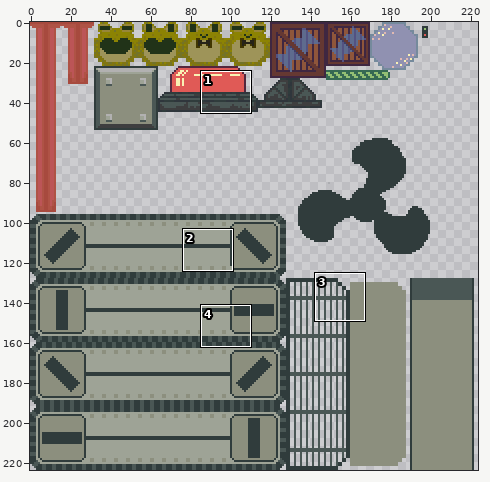
File history of a sprite sheet, Assets/Art/Kayk/ToddtheTubbyToadTileset.png. The first picture is a wide view before the edit; the outline marks the close-up.
Close-up. Before the commit:
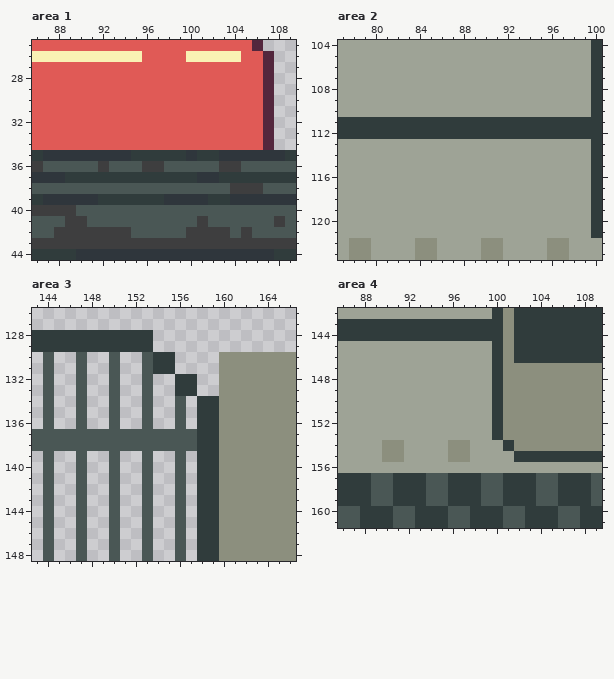
The file is 224x224 pixels. Pixels under 10% opacity are left out. Colours within 5 levels of each other are drawn and written as one. Shown: area 1: x 86..109, y 25..44; area 2: x 77..100, y 104..123; area 3: x 143..166, y 126..148; area 4: x 86..109, y 142..161. The commit also changed other parts of the picture, which this record leaves out.
Now the later version:
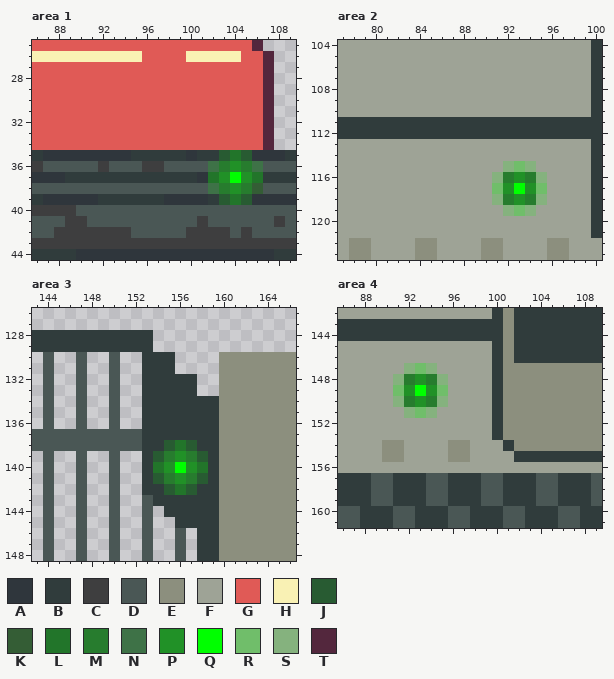
Palette (. is transparent): A #2f363c  B #303c3c  C #3e3e3f  D #4a5755  E #8c8f7e  F #9ea396  G #e05a56  H #f9f1b4  J #285b32  K #345d35  L #22752a  M #277c2e  N #3e7247  P #219127  Q #00ff00  R #70be6a  S #85b27e  T #53273d
From old to new:
Area 1:
y 35: x 103..105 AAA -> JLJ
y 36: x 102..106 DCCDD -> NMPMN
y 37: x 102..106 ABBBB -> LPQPL
y 38: x 102..106 DDCCC -> NMPMK
y 39: x 103..105 BAA -> JLJ
Area 2:
y 115: x 92..94 FFF -> SRS
y 116: x 91..95 FFFFF -> SMPMS
y 117: x 91..95 FFFFF -> RPQPR
y 118: x 91..95 FFFFF -> SMPMS
y 119: x 92..94 FFF -> SRS
Area 3:
y 130..131: x 153 D -> B
y 132..133: x 153..155 D.. -> BBB
y 134..136: x 153..157 D..D. -> BBBBB
y 137: x 153..157 DDDDD -> BBBBB
y 138: x 153..157 DDDDD -> BBJLJ
y 139: x 153..158 D..D.B -> BJMPMJ
y 140: x 153..158 D..D.B -> BLPQPL
y 141: x 153..158 D..D.B -> BJMPMJ
y 142: x 153..157 D..D. -> BBJLJ
y 143: x 154..157 ..D. -> BBBB
y 144: x 155..157 .D. -> BBB
y 145: x 156..157 D. -> BB
Area 4:
y 147: x 92..94 FFF -> SRS
y 148: x 91..95 FFFFF -> SMPMS
y 149: x 91..95 FFFFF -> RPQPR
y 150: x 91..95 FFFFF -> SMPMS
y 151: x 92..94 FFF -> SRS
